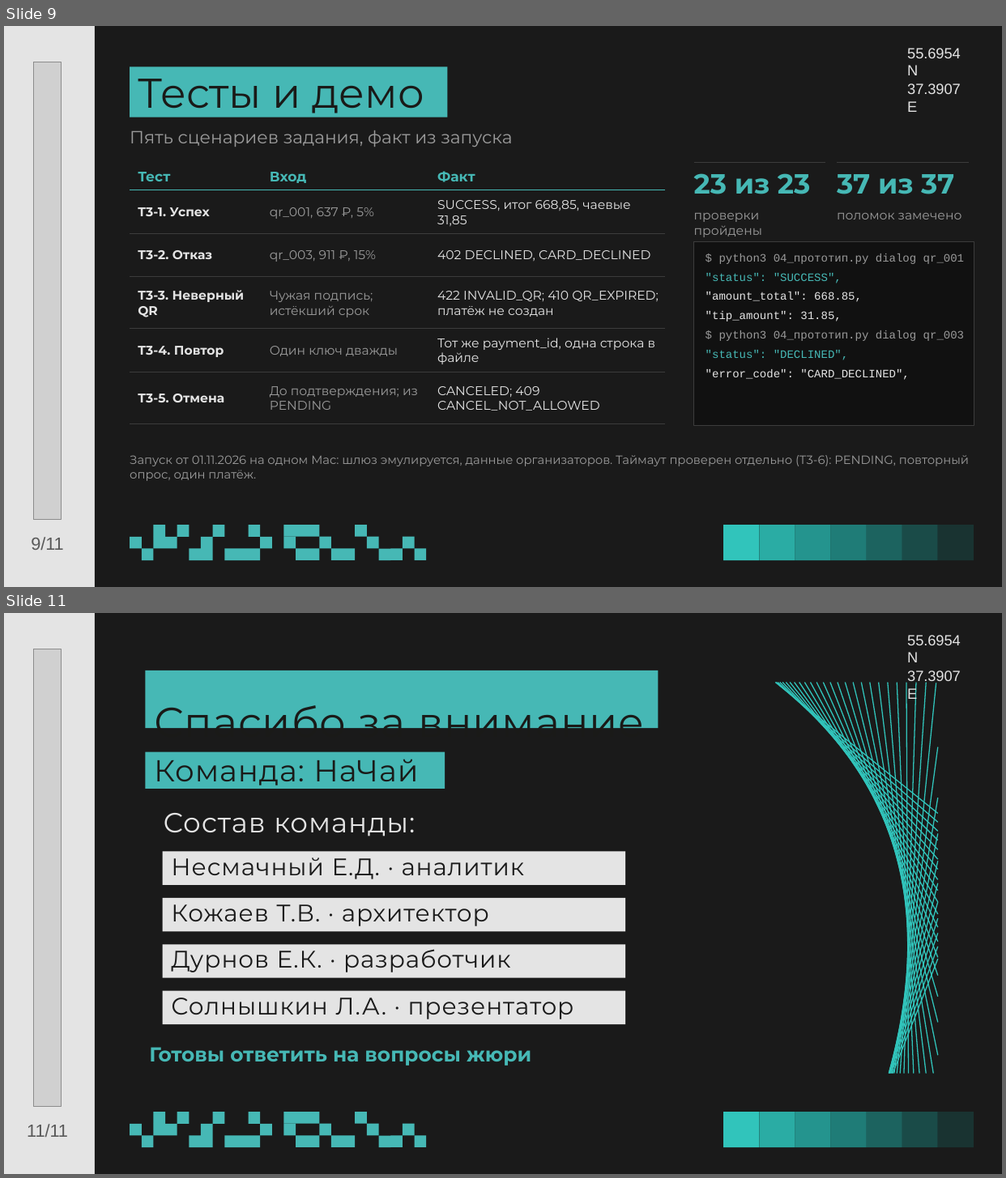
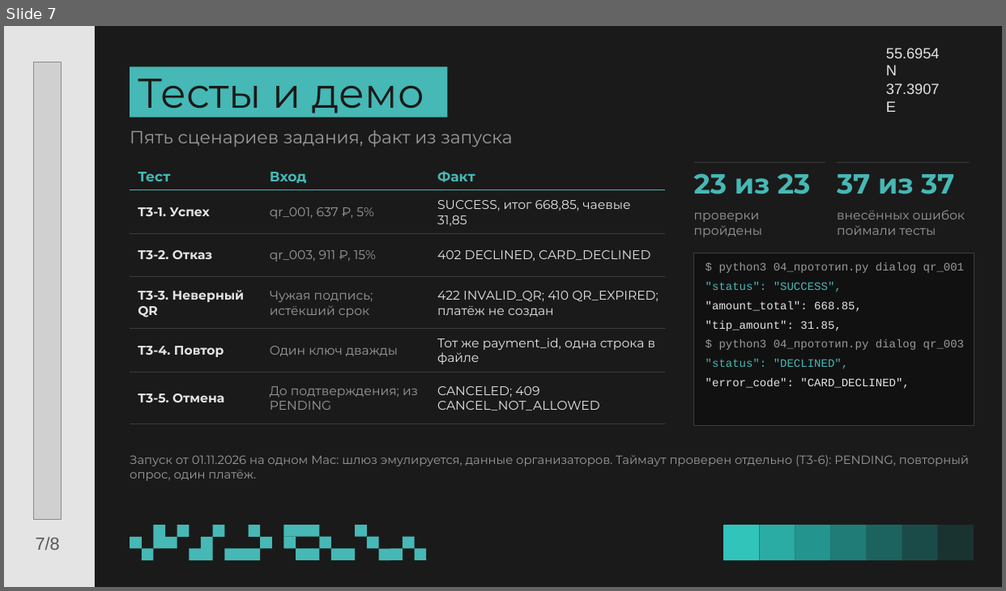
Before and after one commit to brokentwo/online-tips-case-3, a slide deck: презентация.pptx. Shown one above the other, each under a label of ours: slides 9 and 11 before the commit, slide 7 after it; the slides between them are not shown. The pictures are 1006x1178 and 1006x591 pixels, drawn with LibreOffice and Linux fonts; fonts in the diff are those of the drawing; grey boxes stand for pictures; background and template pictures are left out. Boxes give left, top, right and bottom in pixels: in the first picture for what was removed or moved away, otherwise in the second. Text is boxed around its words. In the diff, an @@ line names an element or a change of style, - is before the commit and + after.

```diff
--- a/презентация.pptx
+++ b/презентация.pptx
@@ slide 11 removed at bbox=[4, 613, 1002, 1174], background #FFFFFF; not listed: 2 template elements that a slide beside it also shows @@
@@ text removed at bbox=[907, 635, 961, 701] @@
-55.6954 N
-37.3907 E
@@ picture removed at bbox=[33, 649, 62, 1107] @@
@@ rectangle removed at bbox=[145, 671, 658, 728] @@
-Спасибо за внимание
@@ freeform shape removed at bbox=[775, 683, 937, 1074] @@
@@ rectangle removed at bbox=[145, 752, 445, 789] @@
-Команда: НаЧай
@@ text removed at bbox=[164, 813, 415, 837] @@
-Состав команды:
@@ rectangle removed at bbox=[163, 852, 625, 885] @@
-Несмачный Е.Д. · аналитик
@@ rectangle removed at bbox=[163, 898, 625, 931] @@
-Кожаев Т.В. · архитектор
@@ rectangle removed at bbox=[163, 944, 625, 977] @@
-Дурнов Е.К. · разработчик
@@ rectangle removed at bbox=[163, 991, 625, 1024] @@
-Солнышкин Л.А. · презентатор
@@ text removed at bbox=[149, 1047, 531, 1066] @@
-Готовы ответить на вопросы жюри
@@ freeform shape removed at bbox=[130, 1112, 272, 1148] @@
@@ freeform shape removed at bbox=[283, 1112, 426, 1148] @@
@@ group removed at bbox=[723, 1112, 974, 1148]: 7 freeform shapes @@
@@ text removed at bbox=[27, 1124, 68, 1137] @@
-11/11
@@ what was slide 9 is now slide 7 @@
@@ slide 7 changed as well @@
@@ text "55.6954 N": place and size @@
-text "55.6954 N" at bbox=[907, 48, 961, 112]
+text "55.6954 N" at bbox=[886, 48, 940, 112]
@@ text at bbox=[837, 210, 965, 235]: text changed @@
-поломок замечено
+внесённых ошибок поймали тесты
@@ rectangle: place and size @@
-rectangle at bbox=[694, 241, 974, 425]
+rectangle at bbox=[694, 253, 974, 425]
@@ text "$ python3 04_прототип.py dialog qr_001": place and size @@
-text "$ python3 04_прототип.py dialog qr_001" at bbox=[705, 254, 964, 380]
+text "$ python3 04_прототип.py dialog qr_001" at bbox=[705, 263, 964, 389]
@@ text at bbox=[36, 537, 60, 550]: text changed @@
-9/11
+7/8
```
Also in this commit, not shown: 7 other slides changed, 2 other slides removed, 1 other file.
